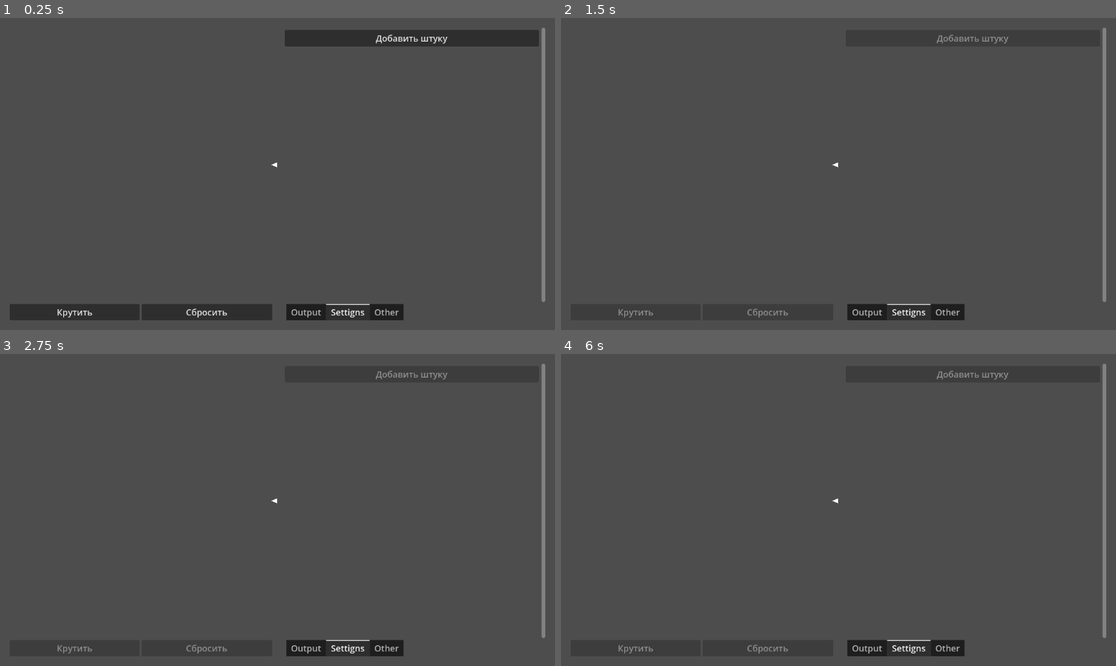
Above: before the commit, frames 1-4 (two rows, left to right).
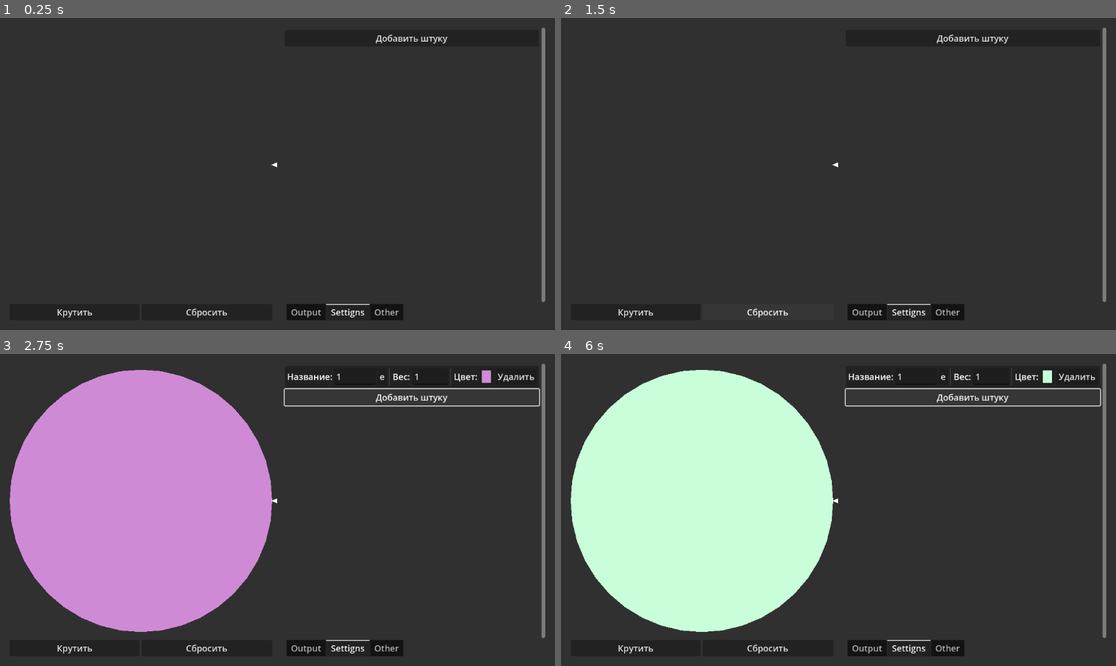
Above: after the commit, the same moments.

Repository: FoxyProgramm/HellWheelOfRandom
Game: Godot game, scene res://main.tscn
Same seed, same stepped clock (60 frames per second), same inputs: the game is played once before the commit and once after it.
Inputs (mouse positions are in pixels of both pictures, inside the frame that each line leads up to):
- Up to frame 1 (0.25 s): no input
- Up to frame 2 (1.5 s): click "Крутить" at 0.5 s; click (766, 311) at 1.25 s, where only the run after the commit has a clickable "Сбросить"
- Up to frame 3 (2.75 s): click (410, 372) at 2 s, where only the run after the commit has a clickable "Добавить штуку"
- Up to frame 4 (6 s): click (943, 375) at 2.75 s, where only the run after the commit has a clickable "e"; click (1077, 375) at 3.5 s, where only the run after the commit has a clickable "Удалить"; click (633, 647) at 4.25 s, where only the run after the commit has a clickable "Крутить"; click (766, 647) at 5 s, where only the run after the commit has a clickable "Сбросить"; click (971, 372) at 5.75 s, where only the run after the commit has a clickable "Добавить штуку"

The runs differ from the first frame. In frame 1, 93% of the frame differs, in the area x 0-100%, y 0-100%; in frame 2, 97%; in frame 3, 96%; in frame 4, 96%.
Error before the commit: Out of bounds get index '-1' (on base: 'Array') (res://main.gd:112)

Commit message:
second commit

Diff:
--- /dev/null
+++ b/icon.svg
@@ -0,0 +1 @@
+<svg xmlns="http://www.w3.org/2000/svg" width="128" height="128"><rect width="124" height="124" x="2" y="2" fill="#363d52" stroke="#212532" stroke-width="4" rx="14"/><g fill="#fff" transform="translate(12.322 12.322)scale(.101)"><path d="M105 673v33q407 354 814 0v-33z"/><path fill="#478cbf" d="m105 673 152 14q12 1 15 14l4 67 132 10 8-61q2-11 15-15h162q13 4 15 15l8 61 132-10 4-67q3-13 15-14l152-14V427q30-39 56-81-35-59-83-108-43 20-82 47-40-37-88-64 7-51 8-102-59-28-123-42-26 43-46 89-49-7-98 0-20-46-46-89-64 14-123 42 1 51 8 102-48 27-88 64-39-27-82-47-48 49-83 108 26 42 56 81zm0 33v39c0 276 813 276 814 0v-39l-134 12-5 69q-2 10-14 13l-162 11q-12 0-16-11l-10-65H446l-10 65q-4 11-16 11l-162-11q-12-3-14-13l-5-69z"/><path d="M483 600c0 34 58 34 58 0v-86c0-34-58-34-58 0z"/><circle cx="725" cy="526" r="90"/><circle cx="299" cy="526" r="90"/></g><g fill="#414042" transform="translate(12.322 12.322)scale(.101)"><circle cx="307" cy="532" r="60"/><circle cx="717" cy="532" r="60"/></g></svg>
--- a/main.gd
+++ b/main.gd
@@ -8,9 +8,15 @@
 var screen_font_ratio = 18.0 / min(default_screen_size.x, default_screen_size.y)
 var big_screen_font_ratio = 28.0 / min(default_screen_size.x, default_screen_size.y)
 var wheel_time_rotation:float = 3.0
+var idx_option_for_typing:int = 0
 
 class ManageOptions:
 	static var options:Array = []
+
+	static func is_empty() -> bool:
+		if options.size() > 0:
+			return false
+		return true
 
 	static func normalize_options() -> void:
 		var sum:float = 0.0
@@ -72,6 +78,15 @@
 		var new_option:Option = Option.new(str(ManageOptions.options.size()+1), 1.0, rnd_color)
 		new_option.polygon = new_polygon
 		ManageOptions.add_option(new_option)
+		od.get_node("mc/hbc/expand").pressed.connect(func():
+			idx_option_for_typing = od.get_index()
+			$text_editor/control/textedit.text = od.get_node("mc/hbc/name_edit").text
+			$text_editor.show()
+			$text_editor/control/textedit.grab_focus()
+			$text_editor/control/textedit.set_caret_column(10)
+			$text_editor/control/textedit.set_caret_line(1000)
+			)
+
 		od.get_node("mc/hbc/name_edit").text = str(ManageOptions.options.size())
 		od.get_node("mc/hbc/color").color = rnd_color
 		od.get_node("mc/hbc/delete").pressed.connect(func():ManageOptions.remove_option(od.get_index());update_circle();od.queue_free())
@@ -93,9 +108,23 @@
 		create_tween().tween_property($mc/hbc/wheel_handler/wheel/winner_label, "text", "", 0.3))
 
 	$mc/hbc/vbc/console/Settigns/mc/vbc/wheel_rotation/value.value_changed.connect(func(value:float):
-		wheel_time_rotation=value)
+		wheel_time_rotation=value
+		$mc/hbc/vbc/console/Settigns/mc/vbc/wheel_rotation/value_label.text = "%02d.%01d" % [int(value), int((value-floorf(value))*10) ]
+
+		)
+
+	$text_editor/control/textedit.text_changed.connect(func():
+		$mc/hbc/vbc/sc/mc/vbc.get_child(idx_option_for_typing).get_node("mc/hbc/name_edit").text = $text_editor/control/textedit.text
+		ManageOptions.options[idx_option_for_typing].name = $text_editor/control/textedit.text)
+	$mc/hbc/vbc/console/Output/mc/vbc/clear.pressed.connect(func():$mc/hbc/vbc/console/Output/mc/vbc/text.text = "")
+
+func write_to_output(msg:String) -> void:
+	$mc/hbc/vbc/console/Output/mc/vbc/text.text += msg + "\n"
 
 func start() -> void:
+	if ManageOptions.is_empty():
+		write_to_output("Circle is empty")
+		return
 	$blank.show()
 	toggle_buttons(false)
 	var rnd = randf()
@@ -110,7 +139,7 @@
 	tween.tween_property($mc/hbc/wheel_handler/wheel/wheel_center, "rotation", rnd*pi2-PI/2.0, wheel_time_rotation).set_trans(Tween.TRANS_QUART)
 	await tween.finished
 	create_tween().tween_property($mc/hbc/wheel_handler/wheel/winner_label, "text", ManageOptions.options[winner].name, 0.3)
-
+	write_to_output(ManageOptions.options[winner].name + " - is winner")
 	toggle_buttons(true)
 	$blank.hide()
 
--- a/main.tscn
+++ b/main.tscn
@@ -18,6 +18,15 @@
 grow_vertical = 2
 theme = SubResource("Theme_jmdw8")
 script = ExtResource("1_hmpbw")
+
+[node name="bg" type="ColorRect" parent="."]
+layout_mode = 1
+anchors_preset = 15
+anchor_right = 1.0
+anchor_bottom = 1.0
+grow_horizontal = 2
+grow_vertical = 2
+color = Color(0.188371, 0.188371, 0.188371, 1)
 
 [node name="option_def" type="PanelContainer" parent="."]
 visible = false
@@ -46,6 +55,10 @@
 layout_mode = 2
 size_flags_horizontal = 3
 placeholder_text = "Insert name"
+
+[node name="expand" type="Button" parent="option_def/mc/hbc"]
+layout_mode = 2
+text = "e"
 
 [node name="vs" type="VSeparator" parent="option_def/mc/hbc"]
 layout_mode = 2
@@ -111,7 +124,7 @@
 theme_override_font_sizes/font_size = 28
 horizontal_alignment = 1
 vertical_alignment = 1
-autowrap_mode = 2
+autowrap_mode = 3
 
 [node name="hbc" type="HBoxContainer" parent="mc/hbc/wheel_handler"]
 layout_mode = 2
@@ -128,20 +141,20 @@
 focus_mode = 0
 text = "Сбросить"
 
-[node name="VBoxContainer" type="VBoxContainer" parent="mc/hbc"]
-layout_mode = 2
-
-[node name="CenterContainer" type="CenterContainer" parent="mc/hbc/VBoxContainer"]
-layout_mode = 2
-size_flags_vertical = 3
-
-[node name="Control" type="Control" parent="mc/hbc/VBoxContainer/CenterContainer"]
-layout_mode = 2
-
-[node name="Polygon2D" type="Polygon2D" parent="mc/hbc/VBoxContainer/CenterContainer/Control"]
+[node name="thing_for_cursor" type="VBoxContainer" parent="mc/hbc"]
+layout_mode = 2
+
+[node name="cc" type="CenterContainer" parent="mc/hbc/thing_for_cursor"]
+layout_mode = 2
+size_flags_vertical = 3
+
+[node name="cursor_handler" type="Control" parent="mc/hbc/thing_for_cursor/cc"]
+layout_mode = 2
+
+[node name="cursor" type="Polygon2D" parent="mc/hbc/thing_for_cursor/cc/cursor_handler"]
 polygon = PackedVector2Array(0, -5, -12, 0, 0, 5)
 
-[node name="Button" type="Button" parent="mc/hbc/VBoxContainer"]
+[node name="helper" type="Button" parent="mc/hbc/thing_for_cursor"]
 layout_mode = 2
 disabled = true
 text = " "
@@ -184,15 +197,11 @@
 
 [node name="Output" type="TabBar" parent="mc/hbc/vbc/console"]
 visible = false
+clip_contents = true
 layout_mode = 2
 metadata/_tab_index = 0
 
-[node name="Settigns" type="TabBar" parent="mc/hbc/vbc/console"]
-clip_contents = true
-layout_mode = 2
-metadata/_tab_index = 1
-
-[node name="mc" type="MarginContainer" parent="mc/hbc/vbc/console/Settigns"]
+[node name="mc" type="MarginContainer" parent="mc/hbc/vbc/console/Output"]
 layout_mode = 1
 anchors_preset = 15
 anchor_right = 1.0
@@ -204,6 +213,37 @@
 theme_override_constants/margin_right = 5
 theme_override_constants/margin_bottom = 5
 
+[node name="vbc" type="VBoxContainer" parent="mc/hbc/vbc/console/Output/mc"]
+layout_mode = 2
+
+[node name="text" type="RichTextLabel" parent="mc/hbc/vbc/console/Output/mc/vbc"]
+layout_mode = 2
+size_flags_vertical = 3
+focus_mode = 2
+scroll_following = true
+selection_enabled = true
+
+[node name="clear" type="Button" parent="mc/hbc/vbc/console/Output/mc/vbc"]
+layout_mode = 2
+text = "clear"
+
+[node name="Settigns" type="TabBar" parent="mc/hbc/vbc/console"]
+clip_contents = true
+layout_mode = 2
+metadata/_tab_index = 1
+
+[node name="mc" type="MarginContainer" parent="mc/hbc/vbc/console/Settigns"]
+layout_mode = 1
+anchors_preset = 15
+anchor_right = 1.0
+anchor_bottom = 1.0
+grow_horizontal = 2
+grow_vertical = 2
+theme_override_constants/margin_left = 5
+theme_override_constants/margin_top = 5
+theme_override_constants/margin_right = 5
+theme_override_constants/margin_bottom = 5
+
 [node name="vbc" type="VBoxContainer" parent="mc/hbc/vbc/console/Settigns/mc"]
 layout_mode = 2
 
@@ -214,17 +254,53 @@
 layout_mode = 2
 text = "Wheel time rotation"
 
-[node name="value" type="SpinBox" parent="mc/hbc/vbc/console/Settigns/mc/vbc/wheel_rotation"]
-layout_mode = 2
+[node name="value" type="HSlider" parent="mc/hbc/vbc/console/Settigns/mc/vbc/wheel_rotation"]
+layout_mode = 2
+size_flags_horizontal = 3
+size_flags_vertical = 1
+focus_mode = 0
 max_value = 60.0
 step = 0.1
 value = 3.0
 
+[node name="value_label" type="Label" parent="mc/hbc/vbc/console/Settigns/mc/vbc/wheel_rotation"]
+layout_mode = 2
+text = "03.0"
+
 [node name="Other" type="TabBar" parent="mc/hbc/vbc/console"]
 visible = false
 layout_mode = 2
 metadata/_tab_index = 2
 
+[node name="text_editor" type="PopupPanel" parent="."]
+title = "Texta, yo"
+initial_position = 4
+size = Vector2i(290, 115)
+wrap_controls = false
+unresizable = false
+borderless = false
+
+[node name="control" type="Control" parent="text_editor"]
+layout_mode = 3
+anchors_preset = 15
+anchor_right = 1.0
+anchor_bottom = 1.0
+offset_left = 4.0
+offset_top = 4.0
+offset_right = -4.0
+offset_bottom = -4.0
+grow_horizontal = 2
+grow_vertical = 2
+
+[node name="textedit" type="TextEdit" parent="text_editor/control"]
+layout_mode = 1
+anchors_preset = 15
+anchor_right = 1.0
+anchor_bottom = 1.0
+grow_horizontal = 2
+grow_vertical = 2
+placeholder_text = "your text"
+
 [node name="blank" type="Control" parent="."]
 visible = false
 layout_mode = 1
--- a/project.godot
+++ b/project.godot
@@ -27,3 +27,4 @@
 
 renderer/rendering_method="gl_compatibility"
 renderer/rendering_method.mobile="gl_compatibility"
+textures/vram_compression/import_etc2_astc=true
Not shown, changed: export_presets.cfg
Not shown, added: icon.svg.import
